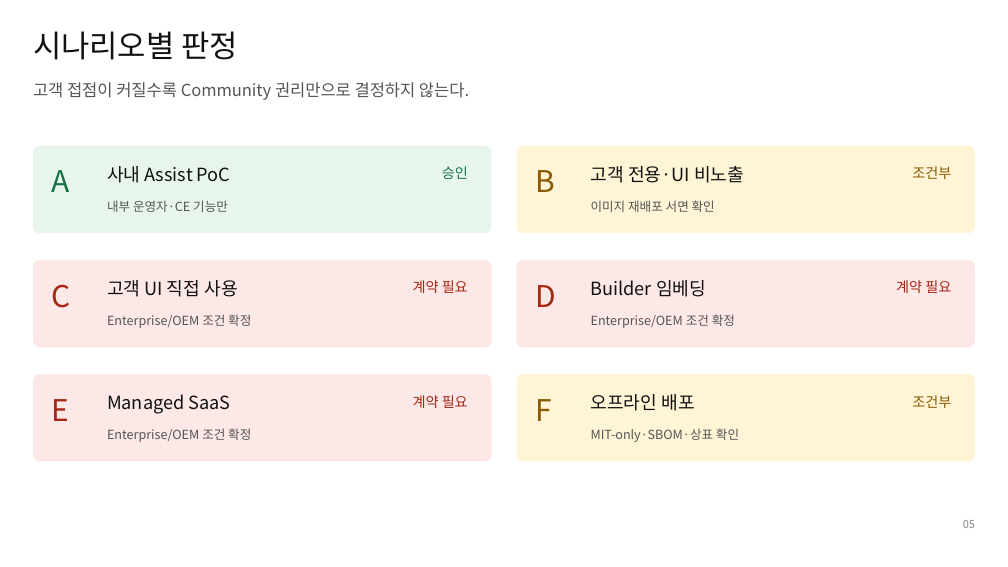
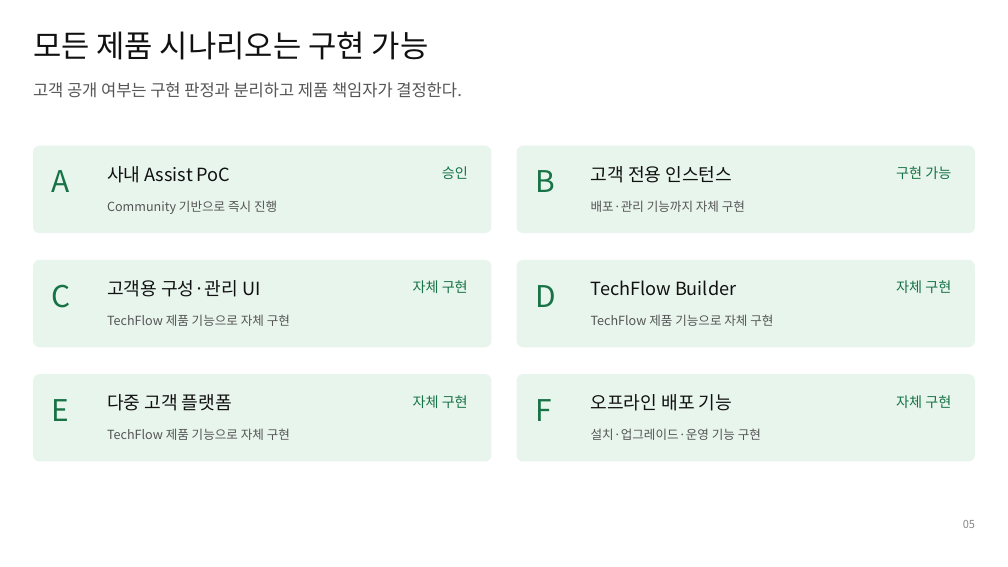
Before and after one commit to ablecloud-team/ablestack-techflow, a slide deck: slide 5 of output/presentation/activepieces-license-review.pptx. Drawn at 1008x567 pixels with LibreOffice and Linux fonts; fonts in the diff are those of the drawing. Boxes give left, top, right and bottom in pixels: in the first picture for what was removed or moved away, otherwise in the second. Text is boxed around its words. In the diff, an @@ line names an element or a change of style, - is before the commit and + after.

Commit message:
docs: TechFlow 자체 구현 원칙 명확화

```diff
--- a/output/presentation/activepieces-license-review.pptx
+++ b/output/presentation/activepieces-license-review.pptx
@@ text at (33, 31, 429, 60): text changed @@
-시나리오별 판정
+모든 제품 시나리오는 구현 가능
@@ text at (33, 82, 462, 98): text changed @@
-고객 접점이 커질수록 Community 권리만으로 결정하지 않는다.
+고객 공개 여부는 구현 판정과 분리하고 제품 책임자가 결정한다.
@@ rounded rectangle at (516, 146, 975, 234): fill #FFF4D6 to #E8F5ED @@
@@ text "B" at (536, 170, 556, 192): text colour #8A5A00 to #177245 @@
@@ text at (591, 166, 732, 183): text changed @@
-고객 전용·UI 비노출
+고객 전용 인스턴스
@@ text at (896, 166, 951, 179): text changed; text colour #8A5A00 to #177245 @@
-조건부
+구현 가능
@@ text at (107, 200, 277, 214): text changed @@
-내부 운영자·CE 기능만
+Community 기반으로 즉시 진행
@@ text at (591, 200, 745, 212): text changed @@
-이미지 재배포 서면 확인
+배포·관리 기능까지 자체 구현
@@ text at (107, 280, 260, 297): text changed @@
-고객 UI 직접 사용
+고객용 구성·관리 UI
@@ text at (413, 280, 468, 293): text changed; text colour #A52714 to #177245 @@
-계약 필요
+자체 구현
@@ text at (591, 280, 736, 296): text changed @@
-Builder 임베딩
+TechFlow Builder
@@ text at (896, 280, 951, 293): text changed; text colour #A52714 to #177245 @@
-계약 필요
+자체 구현
@@ text at (107, 314, 290, 326): text changed @@
-Enterprise/OEM 조건 확정
+TechFlow 제품 기능으로 자체 구현
@@ text at (591, 314, 773, 326): text changed @@
-Enterprise/OEM 조건 확정
+TechFlow 제품 기능으로 자체 구현
@@ fill #FCE8E6 to #E8F5ED in 3 elements at (33, 260, 492, 348), (516, 260, 975, 348), (33, 374, 492, 462) @@
@@ rounded rectangle at (516, 374, 975, 462): fill #FFF4D6 to #E8F5ED @@
@@ text colour #A52714 to #177245 in 3 elements at (52, 284, 71, 308), (536, 285, 557, 307), (52, 399, 70, 421) @@
@@ text at (107, 394, 232, 411): text changed @@
-Managed SaaS
+다중 고객 플랫폼
@@ text at (413, 395, 468, 408): text changed; text colour #A52714 to #177245 @@
-계약 필요
+자체 구현
@@ text "F" at (536, 399, 553, 421): text colour #8A5A00 to #177245 @@
@@ text at (591, 394, 732, 411): text changed @@
-오프라인 배포
+오프라인 배포 기능
@@ text at (896, 395, 951, 408): text changed; text colour #8A5A00 to #177245 @@
-조건부
+자체 구현
@@ text at (107, 428, 290, 440): text changed @@
-Enterprise/OEM 조건 확정
+TechFlow 제품 기능으로 자체 구현
@@ text at (591, 428, 761, 440): text changed @@
-MIT-only·SBOM·상표 확인
+설치·업그레이드·운영 기능 구현
```
Also in this commit, not shown: 7 other slides changed, 1 slide added, 1 slide removed, 9 other files.
